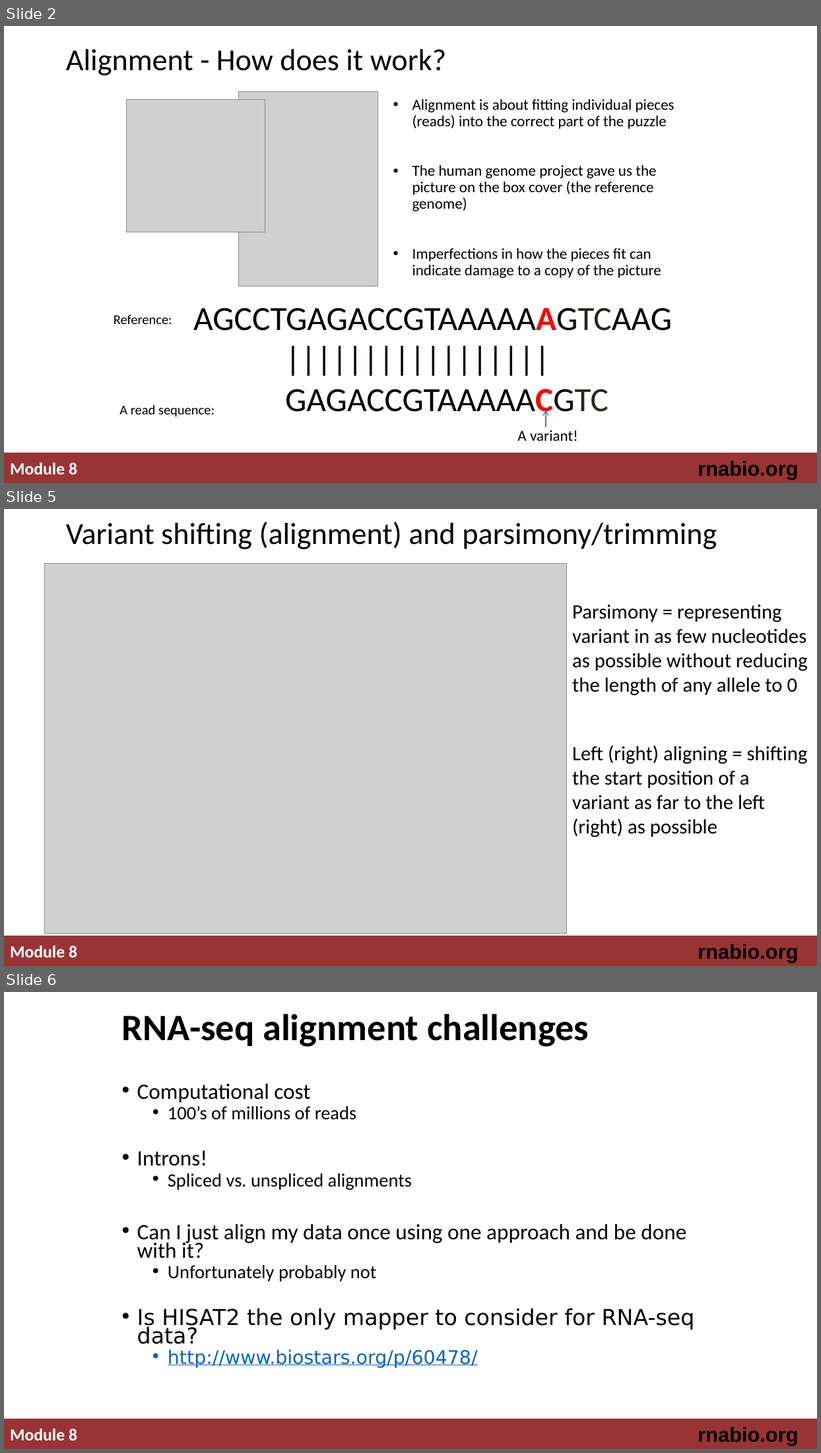
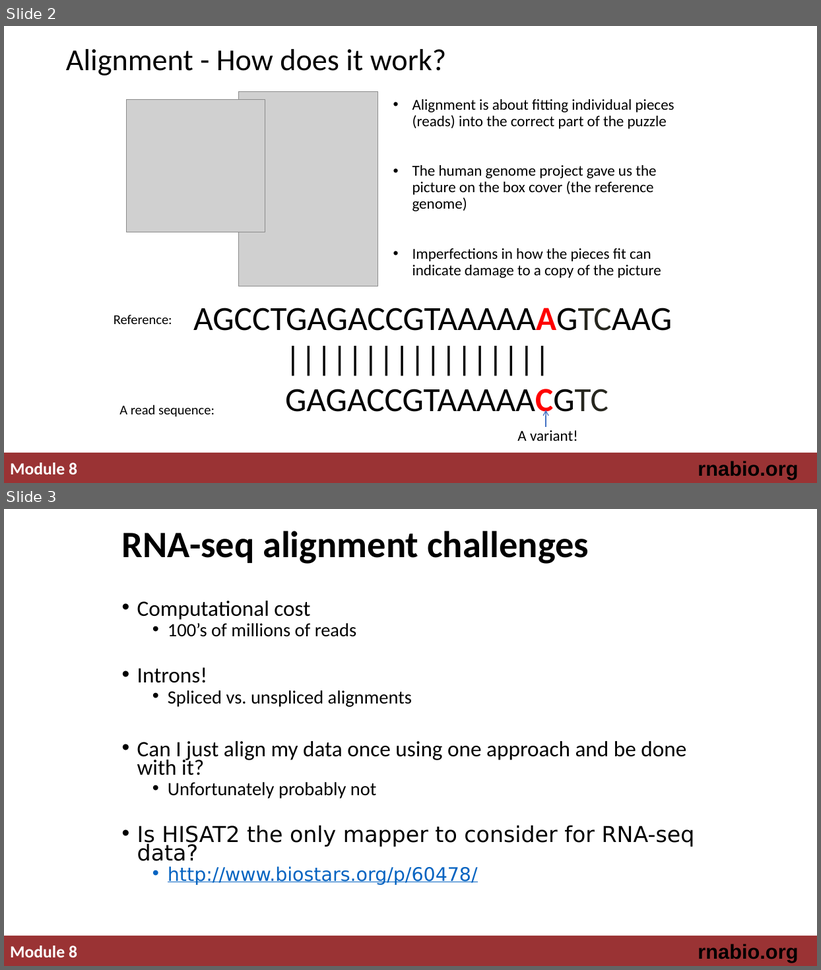
Before and after one commit to griffithlab/rnabio.org, a slide deck: assets/lectures/cbw-cshl/2019/mini/RNASeq_MiniLecture_08_01_Alignment.pptx. Shown one above the other, each under a label of ours: slides 2, 5 and 6 before the commit, slides 2 and 3 after it; the slides between them are not shown. The pictures are 821x1453 and 821x970 pixels, drawn with LibreOffice and Linux fonts; fonts in the diff are those of the drawing; grey boxes stand for pictures. Boxes give left, top, right and bottom in pixels: in the first picture for what was removed or moved away, otherwise in the second. Text is boxed around its words. In the diff, an @@ line names an element or a change of style, - is before the commit and + after.

Commit message:
updating alignment slides

```diff
--- a/assets/lectures/cbw-cshl/2019/mini/RNASeq_MiniLecture_08_01_Alignment.pptx
+++ b/assets/lectures/cbw-cshl/2019/mini/RNASeq_MiniLecture_08_01_Alignment.pptx
@@ slide 5 removed at box(4, 509, 817, 966), background #FFFFFF; not listed: 3 template elements that a slide beside it also shows @@
@@ title removed at box(66, 522, 717, 549) @@
-Variant shifting (alignment) and parsimony/trimming
@@ picture removed at box(45, 563, 567, 933) @@
@@ text removed at box(572, 604, 808, 696) @@
-Parsimony = representing variant in as few nucleotides as possible without reducing the length of any allele to 0
@@ text removed at box(572, 745, 808, 838) @@
-Left (right) aligning = shifting the start position of a variant as far to the left (right) as possible
@@ what was slide 6 is now slide 3 @@
```
Also in this commit, not shown: 8 slides changed, 1 slide added, 2 other slides removed, 2 other files.
